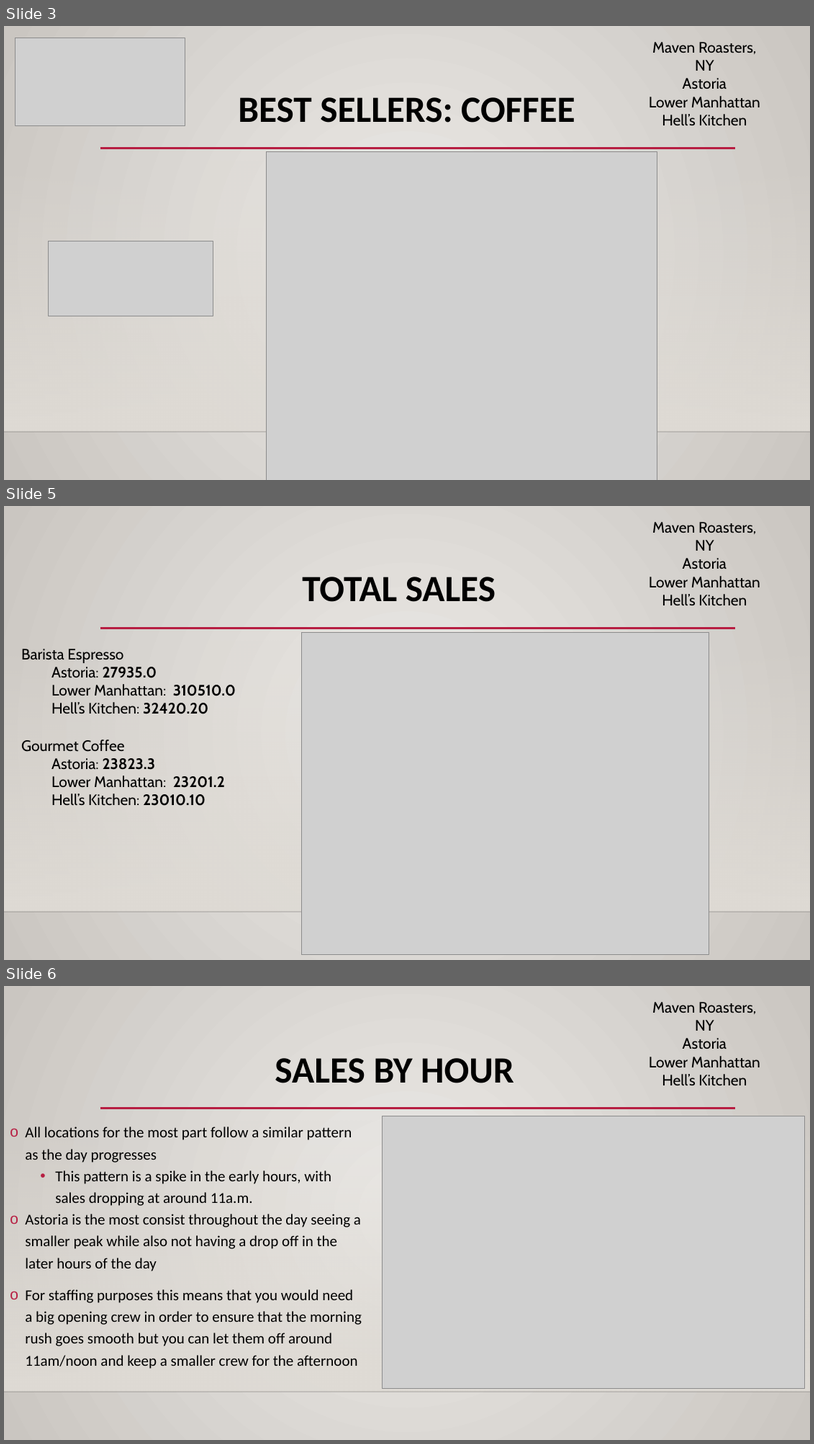
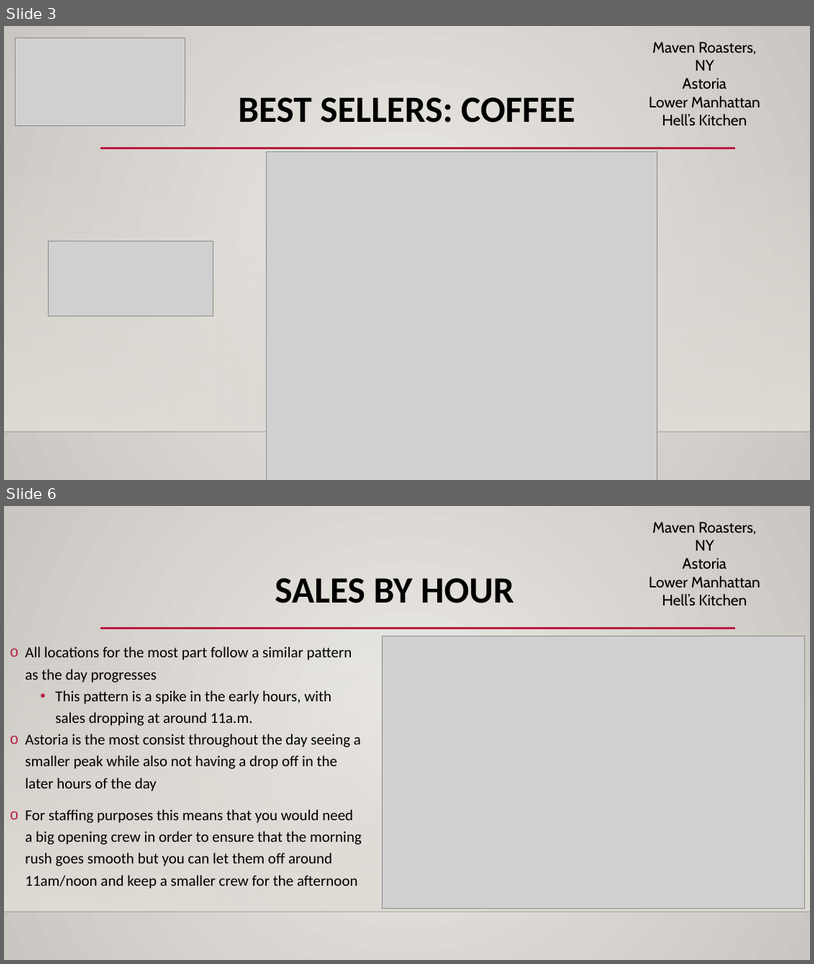
Before and after one commit to cedetraz96/Coffee_Crew, a slide deck: Maven Roasters Project1.pptx. Shown one above the other, each under a label of ours: slides 3, 5 and 6 before the commit, slides 3 and 6 after it; the slides between them are not shown. The pictures are 814x1444 and 814x964 pixels, drawn with LibreOffice and Linux fonts; fonts in the diff are those of the drawing; grey boxes stand for pictures; background and template pictures are left out. Boxes give left, top, right and bottom in pixels: in the first picture for what was removed or moved away, otherwise in the second. Text is boxed around its words. In the diff, an @@ line names an element or a change of style, - is before the commit and + after.

```diff
--- a/Maven Roasters Project1.pptx
+++ b/Maven Roasters Project1.pptx
@@ slide 5 removed at <box>4,506,810,960</box>, background gradient #ECEAE7 to #CAC7C1; not listed: 4 template elements that a slide beside it also shows @@
@@ title removed at <box>302,577,496,602</box> @@
-TOTAL SALES
@@ picture removed at <box>301,633,710,955</box> @@
@@ text removed at <box>21,649,236,714</box> @@
-Barista Espresso
-Astoria: 27935.0
-Lower Manhattan: 310510.0
-Hell’s Kitchen: 32420.20
@@ text removed at <box>21,739,225,806</box> @@
-Gourmet Coffee
-Astoria: 23823.3
-Lower Manhattan: 23201.2
-Hell’s Kitchen: 23010.10
```
Also in this commit, not shown: 4 slides changed, 2 slides added.
